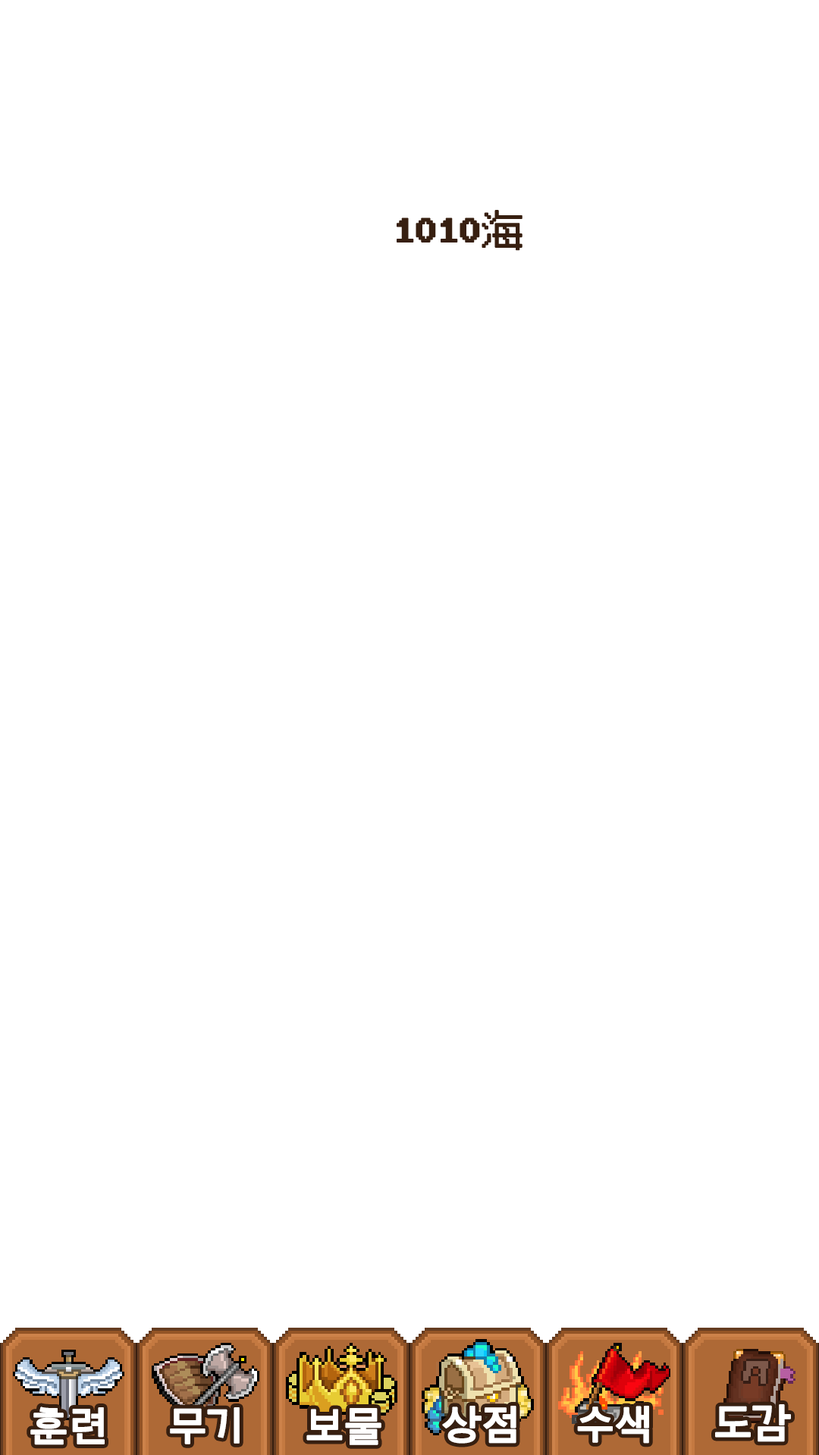
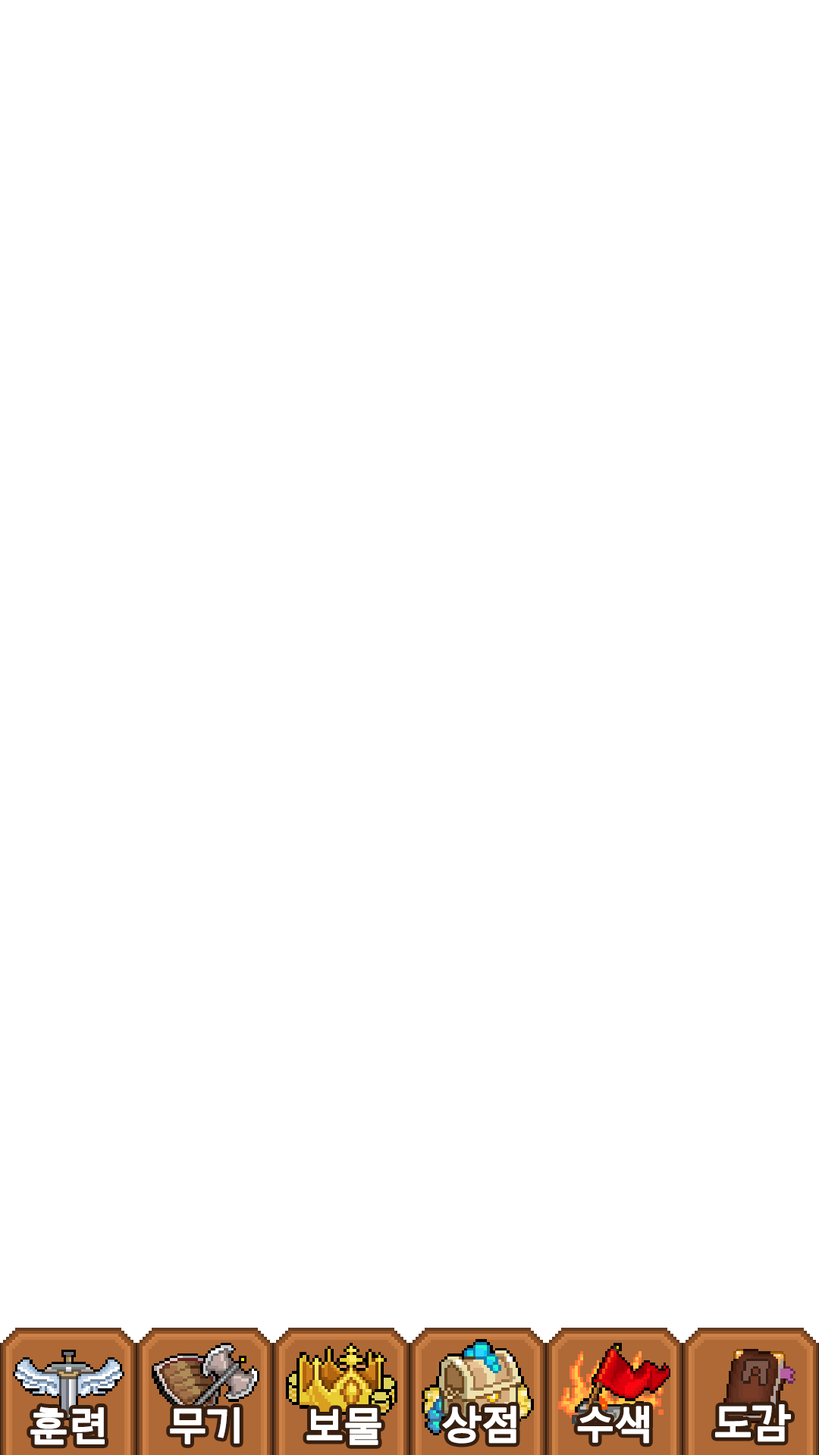
Revision of a layered 819×1455 image; what changed, layer by layer:
renamed "도감" to "레이어 1", painted on it over [396,209,523,251]
